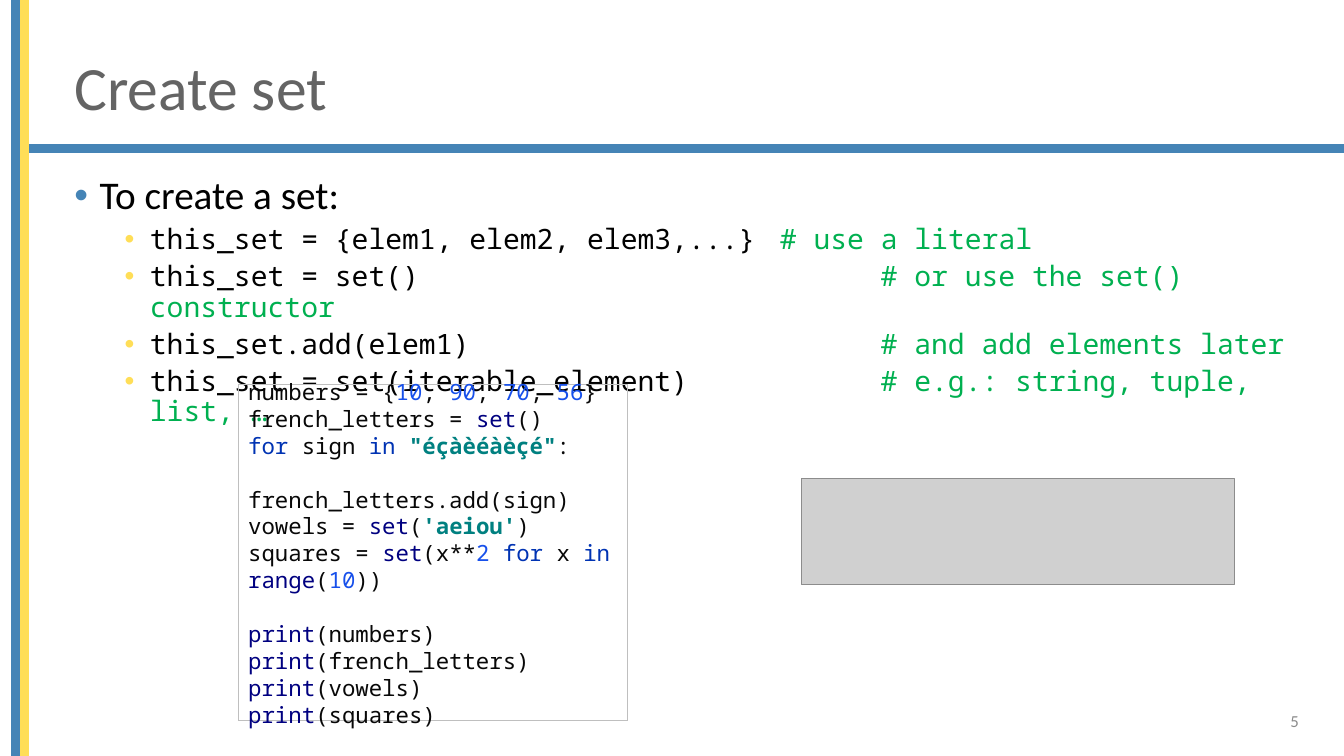
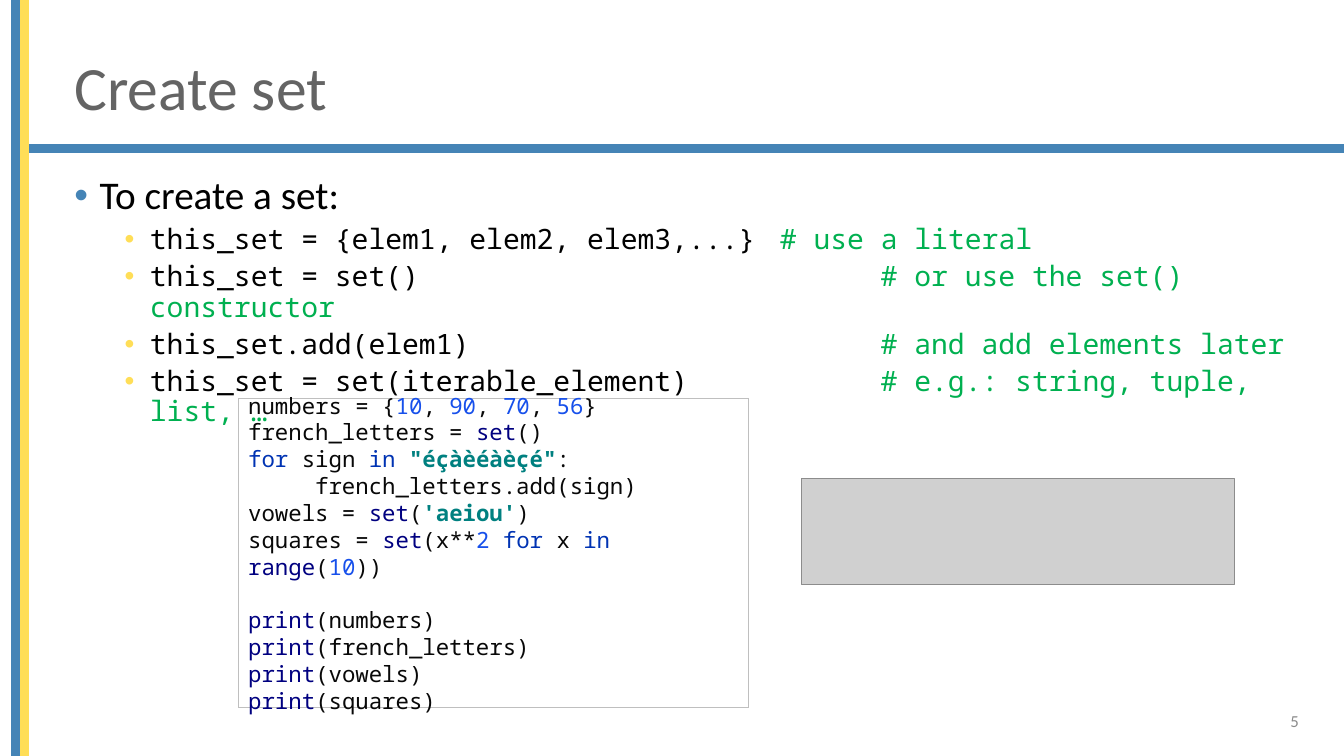
Before and after one commit to brentpulmansTM/Beobank-October-2022, a slide deck: slide 5 of Basic_python/10 Set and Dictionary.pptx. Drawn at 1344x756 pixels with LibreOffice and Linux fonts; fonts in the diff are those of the drawing; grey boxes stand for pictures; background and template pictures are left out. Boxes give left, top, right and bottom in pixels: in the first picture for what was removed or moved away, otherwise in the second. Text is boxed around its words. In the diff, an @@ line names an element or a change of style, - is before the commit and + after.

```diff
--- a/Basic_python/10 Set and Dictionary.pptx
+++ b/Basic_python/10 Set and Dictionary.pptx
@@ rectangle "numbers = {10, 90, 70, ...": place and size @@
-rectangle "numbers = {10, 90, 70, ..." at [238, 385, 627, 721]
+rectangle "numbers = {10, 90, 70, ..." at [238, 398, 748, 707]
```
Also in this commit, not shown: 5 other slides changed, 5 other files.
